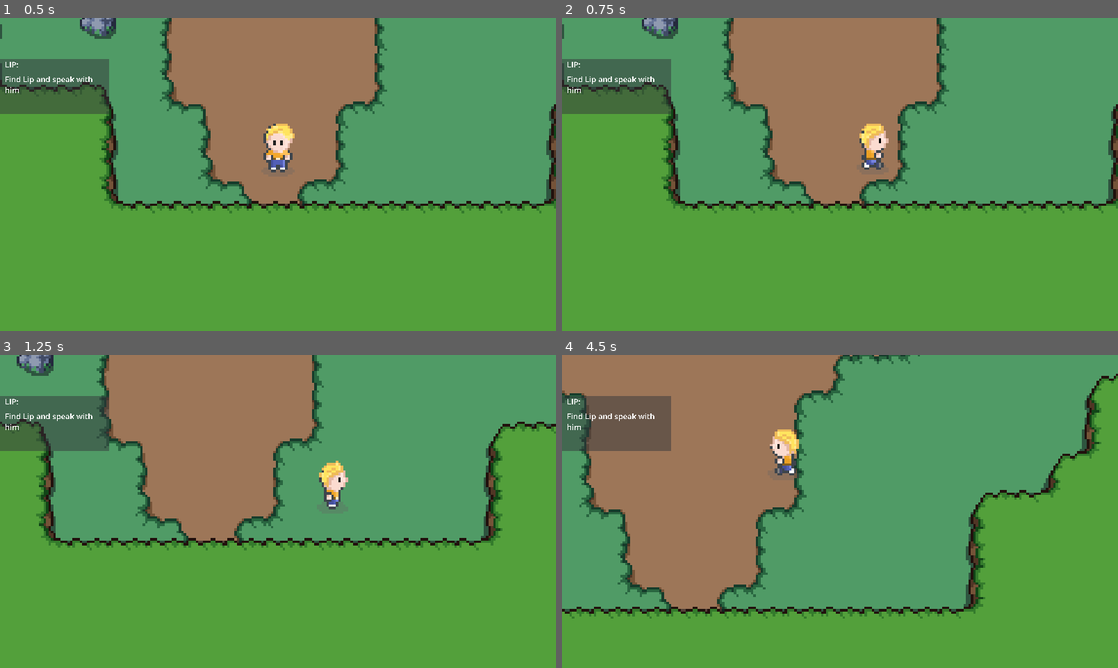
Above: before the commit, frames 1-4 (two rows, left to right).
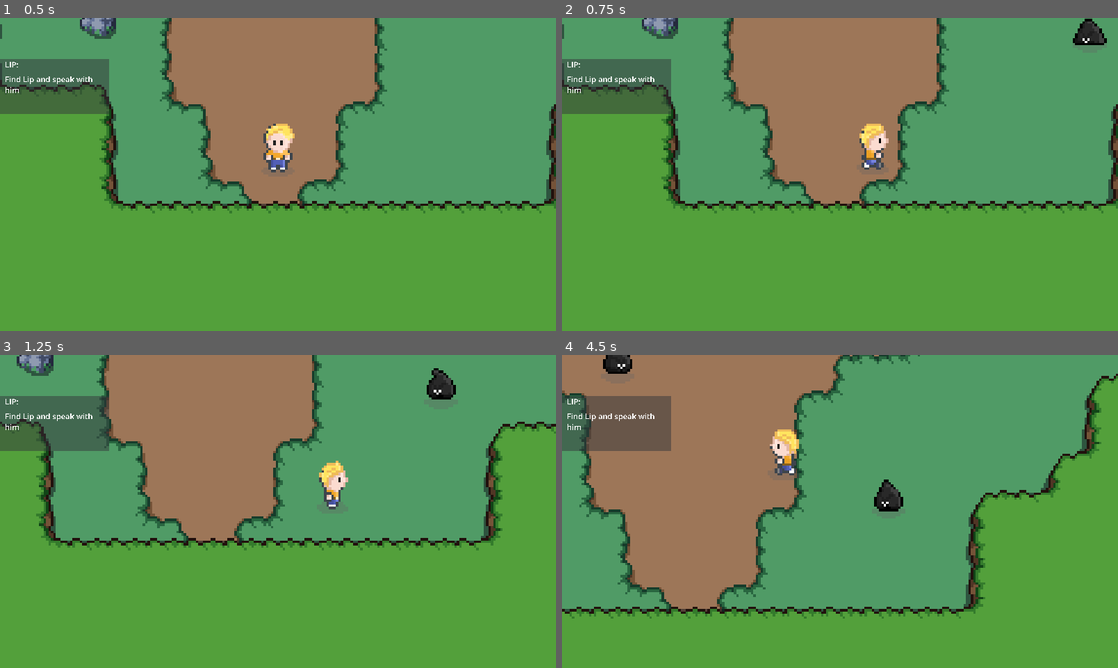
Above: after the commit, the same moments.

Repository: SiemJansen08/Profielwerkstuk
Game: Godot game, scene res://scenes/cave.tscn
Two runs of this game, one before a commit and one after it. Both use one fixed random seed, a clock stepped at 60 frames per second and the inputs below. This scene is started directly instead of the project's main scene.
Inputs:
- Up to frame 1 (0.5 s): no input
- Up to frame 2 (0.75 s): tap Enter (ui_accept) at 0.5 s; hold Right (ui_right) from 0.53 s (still down); tap E (attack) at 0.6 s
- Up to frame 3 (1.25 s): keep holding Right (ui_right); tap Enter (ui_accept) at 0.77 s
- Up to frame 4 (4.5 s): release Right (ui_right) at 1.28 s; hold Down (ui_down) 1.28-2.03 s; tap E (attack) at 1.35, 2.3, 3.05, 3.6, 4.35 s; tap Enter (ui_accept) at 1.52, 3.02, 3.77 s; hold Right (ui_right) 2.03-2.78 s; tap D (chat) at 2.1 s; hold Up (ui_up) 2.78-3.53 s; tap S (stealth) at 2.85 s; hold Left (ui_left) from 3.53 s (still down)

Frame 1 is identical in both runs. In frame 2, 0.4% of the frame differs, in the area x 91-98%, y 0-9%; in frame 3, 0.4%; in frame 4, 0.7%, in the area x 7-62%, y 0-50%.
Error before the commit: Cannot call method 'instantiate' on a null value. (res://scripts/cave.gd:66)

Commit message:
Revert "knockback droplet"
This reverts commit 5c2ffdf7bb08c1bfaecd4f47a219fe32628702a9.

Diff:
--- a/scenes/cave_inkling.tscn
+++ b/scenes/cave_inkling.tscn
@@ -1,35 +1,30 @@
-[gd_scene load_steps=29 format=3 uid="uid://dmx17t75nylab"]
+[gd_scene load_steps=27 format=3 uid="uid://dmx17t75nylab"]
 
 [ext_resource type="Script" path="res://scripts/enemy.gd" id="1_s8s05"]
-[ext_resource type="Texture2D" uid="uid://bsjy14wrkm7xd" path="res://art/enemy/Droplet_damage.png" id="2_f8b03"]
-[ext_resource type="Texture2D" uid="uid://wkkhtu1c3oku" path="res://art/enemy/Droplet_death.png" id="3_4etm3"]
+[ext_resource type="Texture2D" uid="uid://blg5sk0vxxmgj" path="res://art/characters/slime.png" id="2_nsm8o"]
 [ext_resource type="Texture2D" uid="uid://dfvv368mwn7vv" path="res://art/enemy/Idle.png" id="3_fd2in"]
 [ext_resource type="Texture2D" uid="uid://c6ej8lrw3f5ai" path="res://art/enemy/Droplet_left.png" id="4_yd421"]
 [ext_resource type="Texture2D" uid="uid://bo142mqq47chf" path="res://art/enemy/Droplet_right.png" id="5_c1pti"]
 
-[sub_resource type="AtlasTexture" id="AtlasTexture_wgb0e"]
-atlas = ExtResource("2_f8b03")
-region = Rect2(0, 0, 16, 24)
+[sub_resource type="AtlasTexture" id="AtlasTexture_s8373"]
+atlas = ExtResource("2_nsm8o")
+region = Rect2(0, 384, 32, 32)
 
-[sub_resource type="AtlasTexture" id="AtlasTexture_u7hq0"]
-atlas = ExtResource("2_f8b03")
-region = Rect2(16, 0, 16, 24)
+[sub_resource type="AtlasTexture" id="AtlasTexture_apnwj"]
+atlas = ExtResource("2_nsm8o")
+region = Rect2(32, 384, 32, 32)
 
-[sub_resource type="AtlasTexture" id="AtlasTexture_gihpq"]
-atlas = ExtResource("3_4etm3")
-region = Rect2(0, 0, 16, 24)
+[sub_resource type="AtlasTexture" id="AtlasTexture_am0yq"]
+atlas = ExtResource("2_nsm8o")
+region = Rect2(64, 384, 32, 32)
 
-[sub_resource type="AtlasTexture" id="AtlasTexture_1ggdp"]
-atlas = ExtResource("3_4etm3")
-region = Rect2(16, 0, 16, 24)
+[sub_resource type="AtlasTexture" id="AtlasTexture_mgtud"]
+atlas = ExtResource("2_nsm8o")
+region = Rect2(96, 384, 32, 32)
 
-[sub_resource type="AtlasTexture" id="AtlasTexture_1ty2m"]
-atlas = ExtResource("3_4etm3")
-region = Rect2(32, 0, 16, 24)
-
-[sub_resource type="AtlasTexture" id="AtlasTexture_deu58"]
-atlas = ExtResource("3_4etm3")
-region = Rect2(48, 0, 16, 24)
+[sub_resource type="AtlasTexture" id="AtlasTexture_c2yb0"]
+atlas = ExtResource("2_nsm8o")
+region = Rect2(128, 384, 32, 32)
 
 [sub_resource type="AtlasTexture" id="AtlasTexture_m1qtl"]
 atlas = ExtResource("3_fd2in")
@@ -83,31 +78,23 @@
 animations = [{
 "frames": [{
 "duration": 1.0,
-"texture": SubResource("AtlasTexture_wgb0e")
+"texture": SubResource("AtlasTexture_s8373")
 }, {
 "duration": 1.0,
-"texture": SubResource("AtlasTexture_u7hq0")
-}],
-"loop": true,
-"name": &"damage",
-"speed": 12.0
-}, {
-"frames": [{
-"duration": 1.0,
-"texture": SubResource("AtlasTexture_gihpq")
+"texture": SubResource("AtlasTexture_apnwj")
 }, {
 "duration": 1.0,
-"texture": SubResource("AtlasTexture_1ggdp")
+"texture": SubResource("AtlasTexture_am0yq")
 }, {
 "duration": 1.0,
-"texture": SubResource("AtlasTexture_1ty2m")
+"texture": SubResource("AtlasTexture_mgtud")
 }, {
 "duration": 1.0,
-"texture": SubResource("AtlasTexture_deu58")
+"texture": SubResource("AtlasTexture_c2yb0")
 }],
 "loop": true,
 "name": &"death",
-"speed": 3.0
+"speed": 5.0
 }, {
 "frames": [{
 "duration": 1.0,
@@ -168,22 +155,19 @@
 radius = 559.804
 
 [sub_resource type="CircleShape2D" id="CircleShape2D_di3yj"]
-radius = 18.0
+radius = 15.0
 
 [node name="CharacterBody2D" type="CharacterBody2D"]
 script = ExtResource("1_s8s05")
 
 [node name="AnimatedSprite2D" type="AnimatedSprite2D" parent="."]
 sprite_frames = SubResource("SpriteFrames_1mdon")
-animation = &"death"
-frame = 3
-frame_progress = 0.646473
+animation = &"idle"
 offset = Vector2(0, -5)
 
 [node name="CollisionShape2D" type="CollisionShape2D" parent="."]
 position = Vector2(0, -3)
 shape = SubResource("CircleShape2D_byb66")
-debug_color = Color(0, 1, 1, 0.419608)
 
 [node name="detection_area" type="Area2D" parent="."]
 collision_layer = 2
@@ -193,25 +177,18 @@
 z_index = 1
 position = Vector2(0, -3)
 shape = SubResource("CircleShape2D_uschv")
-debug_color = Color(0.419608, 0.603922, 0, 0.215686)
 
 [node name="enemy_hitbox" type="Area2D" parent="."]
 
 [node name="CollisionShape2D" type="CollisionShape2D" parent="enemy_hitbox"]
 position = Vector2(0, -2)
 shape = SubResource("CircleShape2D_di3yj")
-one_way_collision_margin = 0.0
-debug_color = Color(0.812813, 0.349483, 0.559896, 0.42)
 
 [node name="take_damage_cooldown" type="Timer" parent="."]
 wait_time = 0.8
-
-[node name="knockback_timer_inkling" type="Timer" parent="."]
-wait_time = 0.15
 
 [connection signal="body_entered" from="detection_area" to="." method="_on_detection_area_body_entered"]
 [connection signal="body_exited" from="detection_area" to="." method="_on_detection_area_body_exited"]
 [connection signal="body_entered" from="enemy_hitbox" to="." method="_on_enemy_hitbox_body_entered"]
 [connection signal="body_exited" from="enemy_hitbox" to="." method="_on_enemy_hitbox_body_exited"]
 [connection signal="timeout" from="take_damage_cooldown" to="." method="_on_take_damage_cooldown_timeout"]
-[connection signal="timeout" from="knockback_timer_inkling" to="." method="_on_knockback_timer_inkling_timeout"]
--- a/scripts/enemy.gd
+++ b/scripts/enemy.gd
@@ -8,40 +8,21 @@
 var player_inattack_range = false
 var can_take_damage = true
 
-var able_to_move = true
-var rng = RandomNumberGenerator.new()
-var knockback_richting = 1
-var knockback_snelheid = 3
-
 func _physics_process(delta):
 	deal_with_damage()
-	if able_to_move == true:
-		if player_chase:
-			velocity = (player.get_global_position() - position).normalized() * speed * delta
 
-			if(player.position.x - position.x) < 0:
-				$AnimatedSprite2D.play("left_walk")
-			else:
-				$AnimatedSprite2D.play("right_walk")
+	if player_chase:
+		velocity = (player.get_global_position() - position).normalized() * speed * delta
 
+		if(player.position.x - position.x) < 0:
+			$AnimatedSprite2D.play("left_walk")
 		else:
-			velocity = lerp(velocity, Vector2.ZERO, 0.05)
-			$AnimatedSprite2D.play("idle")
+			$AnimatedSprite2D.play("right_walk")
+
+	else:
+		velocity = lerp(velocity, Vector2.ZERO, 0.05)
+		$AnimatedSprite2D.play("idle")
 	move_and_collide(velocity)
-	if able_to_move == false:
-		$AnimatedSprite2D.play("damage")
-		if knockback_richting == 0:
-			velocity.x = -knockback_snelheid
-			velocity.y = knockback_snelheid
-		elif knockback_richting == 1:
-			velocity.x = knockback_snelheid
-			velocity.y = -knockback_snelheid
-		elif knockback_richting == 2:
-			velocity.x = -knockback_snelheid
-			velocity.y = -knockback_snelheid
-		elif knockback_richting == 3:
-			velocity.x = knockback_snelheid
-			velocity.y = knockback_snelheid
 	move_and_slide()
 
 
@@ -73,22 +54,12 @@
 	if player_inattack_range and Global.player_current_attack == true:
 		if can_take_damage == true:
 			health = health - 33
-			$knockback_timer_inkling.start()
-			able_to_move = false
 			$take_damage_cooldown.start()
 			can_take_damage = false
 			print("slime", health)
 			if health <= 0:
 				self.queue_free()
 
-func _on_knockback_timer_inkling_timeout():
-	knockback_richting = rng.randi_range(0,3)
-	print(knockback_richting)
-	$knockback_timer_inkling.stop()
-	able_to_move = true
-
-	print("gelukt")
-
 
 func _on_take_damage_cooldown_timeout():
 	can_take_damage = true
Binary file removed: art/enemy/Droplet_damage.png
Not shown, removed: art/enemy/Droplet_damage.png.import
Not shown, changed: .DS_Store
Not shown, changed: art/.DS_Store
Not shown, changed: art/enemy/.DS_Store
